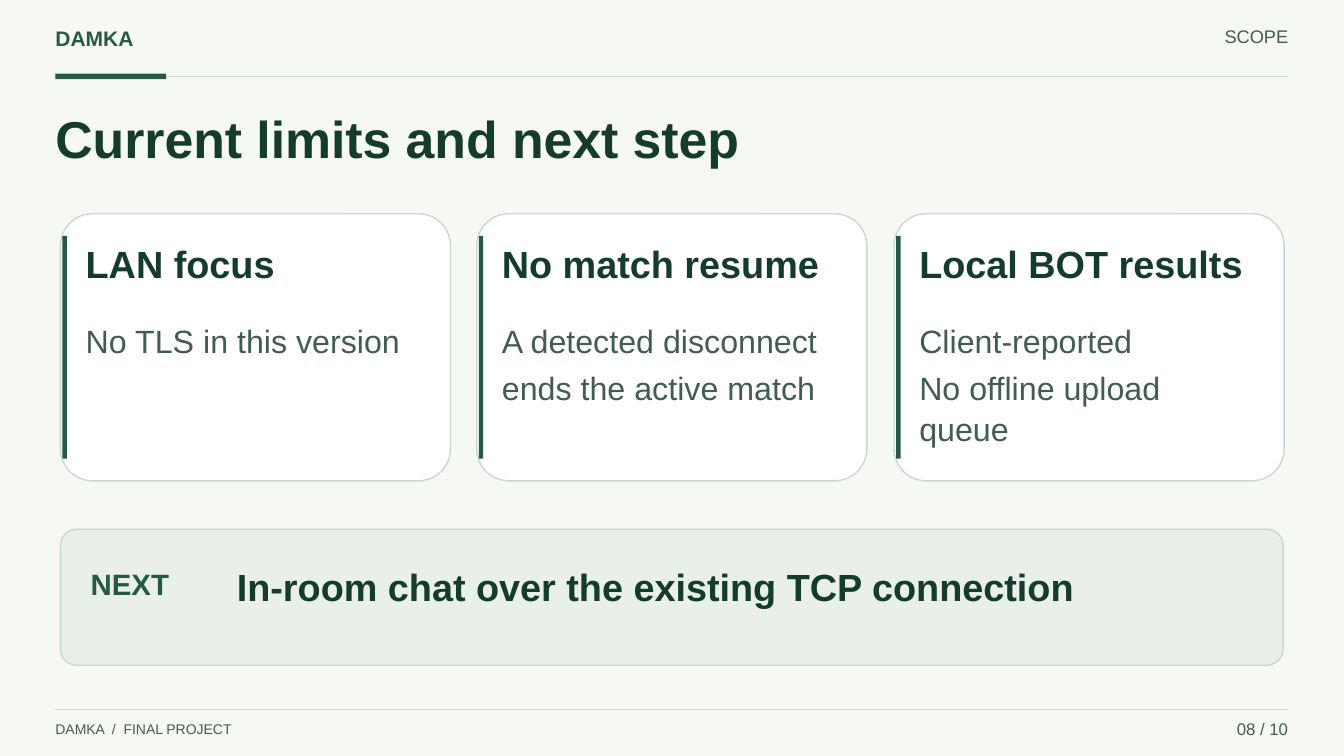
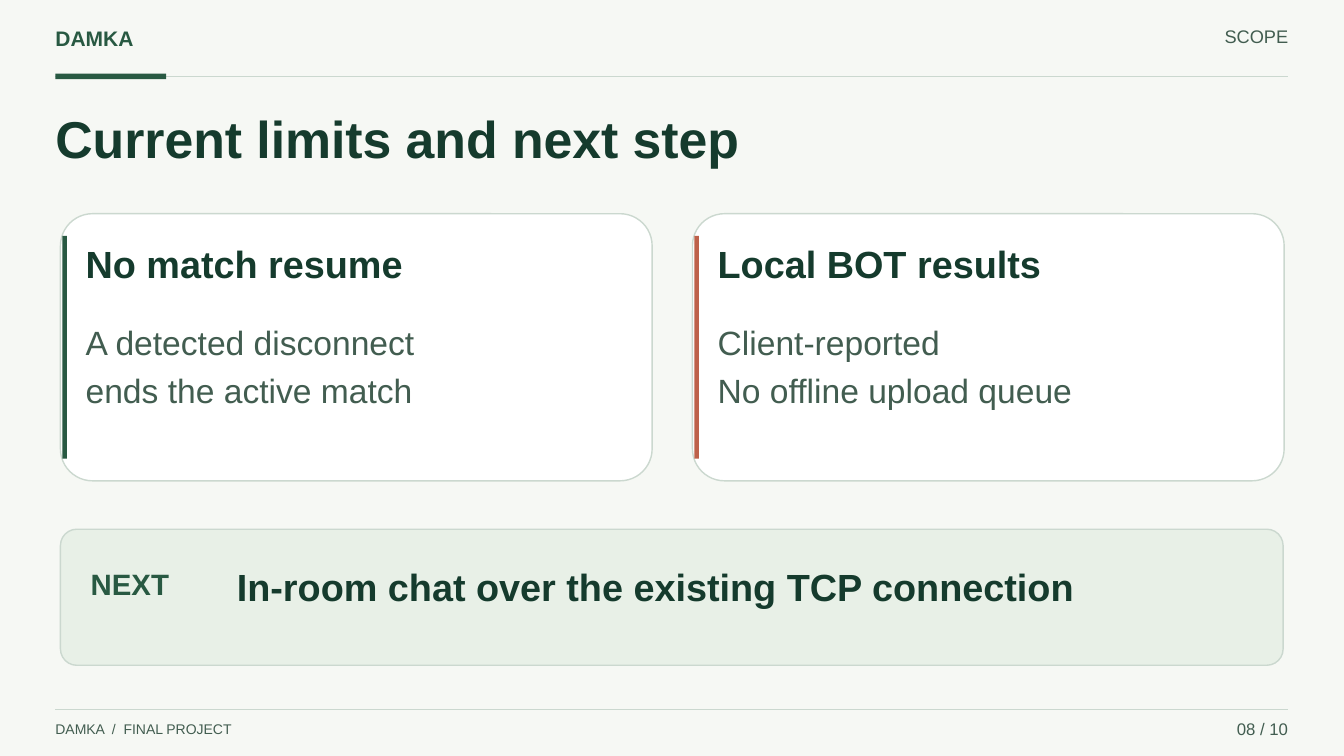
Before and after one commit to MuthannaFrhat/damka-game, a slide deck: slide 8 of docs/presentation/Damka_Presentation.pptx. Drawn at 1344x756 pixels with LibreOffice and Linux fonts; fonts in the diff are those of the drawing. Boxes give left, top, right and bottom in pixels: in the first picture for what was removed or moved away, otherwise in the second. Text is boxed around its words. In the diff, an @@ line names an element or a change of style, - is before the commit and + after.

Commit message:
Simplify presentation limitations slide

```diff
--- a/docs/presentation/Damka_Presentation.pptx
+++ b/docs/presentation/Damka_Presentation.pptx
@@ rounded rectangle: place and size @@
-rounded rectangle at [60,214,451,481]
+rounded rectangle at [60,214,652,481]
@@ text "No match resume": place and size @@
-text "No match resume" at [502,250,818,279]
+text "No match resume" at [86,250,402,279]
@@ rounded rectangle: place and size @@
-rounded rectangle at [477,214,867,481]
+rounded rectangle at [693,214,1285,481]
@@ rectangle: place and size @@
-rectangle at [479,236,483,459]
+rectangle at [695,236,699,459]
@@ rectangle at [695,236,699,459]: fill #285942 to #BD614A @@
@@ text "Local BOT results": place and size @@
-text "Local BOT results" at [919,250,1243,279]
+text "Local BOT results" at [718,250,1041,279]
@@ rounded rectangle removed at [894,214,1285,481] @@
@@ rectangle removed at [896,236,900,459] @@
@@ text removed at [86,250,275,279] @@
-LAN focus
@@ text "A detected disconnect" at [86,330,415,404]: size 23 to 24 pt @@
@@ text "A detected disconnect": place and size @@
-text "A detected disconnect" at [502,329,817,401]
+text "A detected disconnect" at [86,330,415,404]
@@ text removed at [86,329,400,354] @@
-No TLS in this version
@@ text "Client-reported": place and size @@
-text "Client-reported" at [919,329,1161,447]
+text "Client-reported" at [718,330,1071,410]
@@ text "Client-reported" at [718,330,1071,410]: size 23 to 24 pt @@
```
Also in this commit, not shown: 3 other files.
